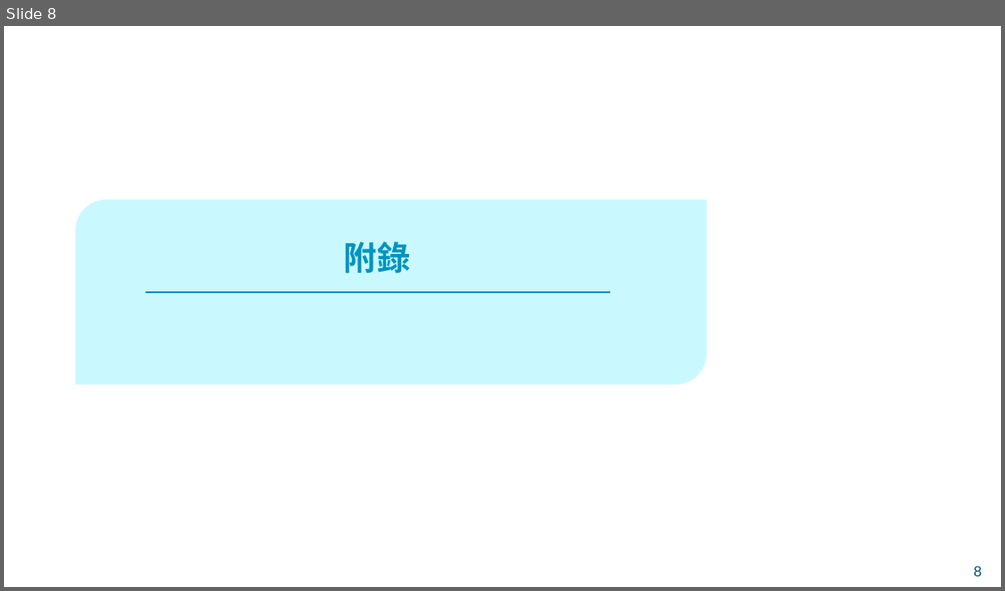
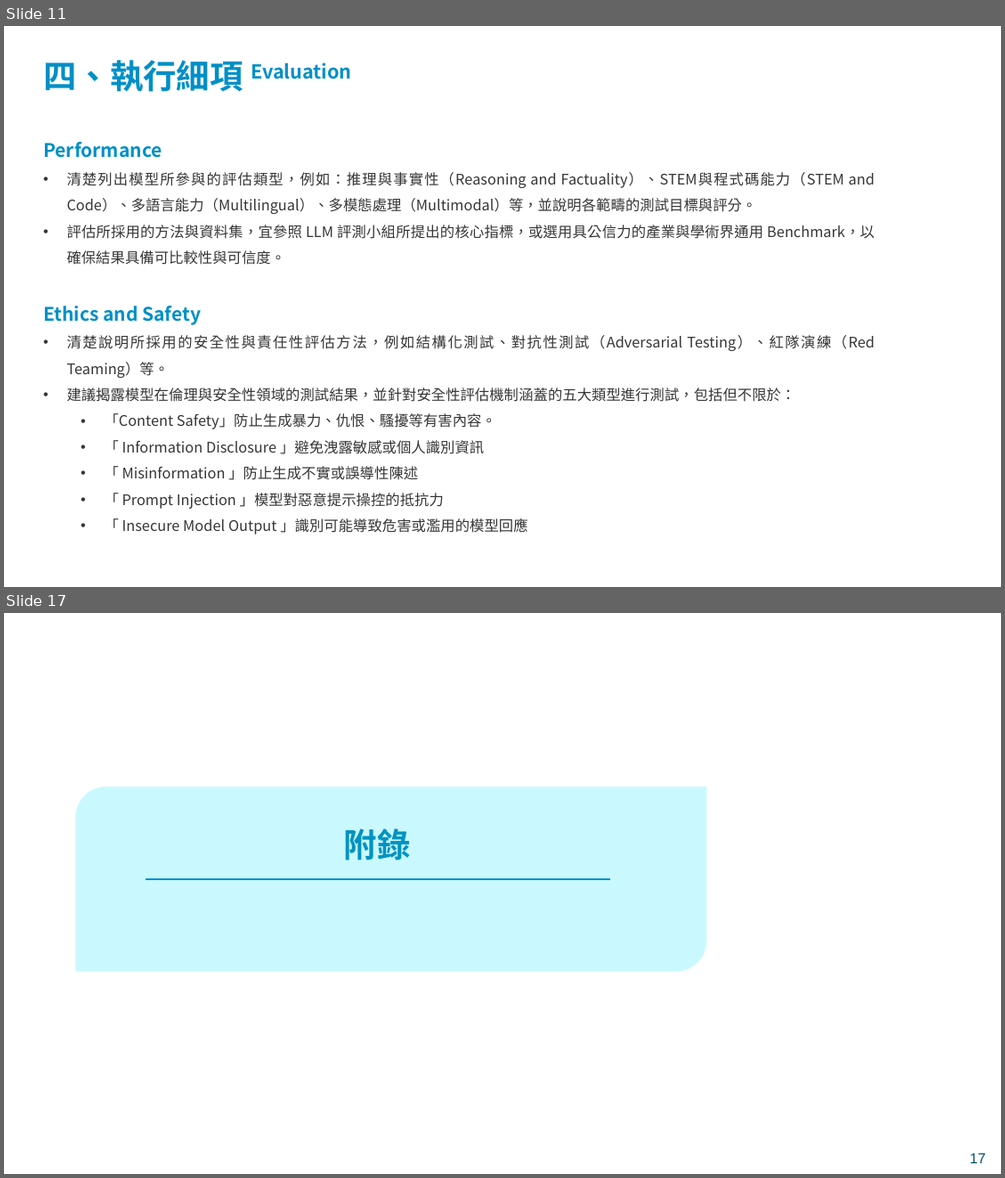
Before and after one commit to xinhuang0716/LLM_Assessment_Fubon, a slide deck: 模型評測機制 - 透明性.pptx. Shown one above the other, each under a label of ours: slide 8 before the commit, slides 11 and 17 after it; the slides between them are not shown. The pictures are 1005x591 and 1005x1178 pixels, drawn with LibreOffice and Linux fonts; fonts in the diff are those of the drawing; background and template pictures are left out. Boxes give left, top, right and bottom in pixels: in the first picture for what was removed or moved away, otherwise in the second. Text is boxed around its words. In the diff, an @@ line names an element or a change of style, - is before the commit and + after.

```diff
--- a/模型評測機制 - 透明性.pptx
+++ b/模型評測機制 - 透明性.pptx
@@ slide 11 added at (4, 26, 1001, 587), background picture (left out) @@
@@ text added at (43, 60, 352, 92), 32 pt, text #008FC7, bold @@
+四、執行細項 Evaluation
@@ text added at (43, 142, 874, 265), 14 pt, text #363636 @@
+Performance
+• 清楚列出模型所參與的評估類型，例如：推理與事實性（Reasoning and Factuality）、STEM與程式碼能力（STEM and Code）、多語言能力（Multilingual）、多模態處理（Multimodal）等，並說明各範疇的測試目標與評分。
+• 評估所採用的方法與資料集，宜參照 LLM 評測小組所提出的核心指標，或選用具公信力的產業與學術界通用 Benchmark，以確保結果具備可比較性與可信度。
@@ text added at (43, 305, 874, 534), 14 pt, text #363636 @@
+Ethics and Safety
+• 清楚說明所採用的安全性與責任性評估方法，例如結構化測試、對抗性測試（Adversarial Testing）、紅隊演練（Red Teaming）等。
+• 建議揭露模型在倫理與安全性領域的測試結果，並針對安全性評估機制涵蓋的五大類型進行測試，包括但不限於：
+  • 「Content Safety」防止生成暴力、仇恨、騷擾等有害內容。
+  • 「 Information Disclosure 」避免洩露敏感或個人識別資訊
+  • 「 Misinformation 」防止生成不實或誤導性陳述
+  • 「 Prompt Injection 」模型對惡意提示操控的抵抗力
+  • 「 Insecure Model Output 」識別可能導致危害或濫用的模型回應
@@ what was slide 8 is now slide 17 @@
@@ page number at (970, 1152, 986, 1163): text changed @@
-8
+17
```
Also in this commit, not shown: 5 slides changed, 13 other slides added, 3 slides removed.
